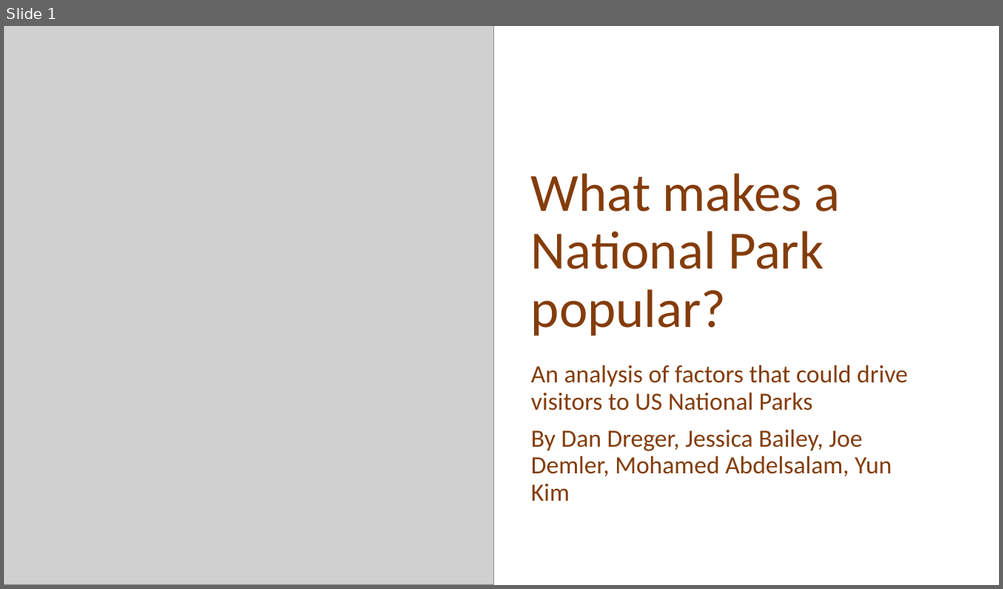
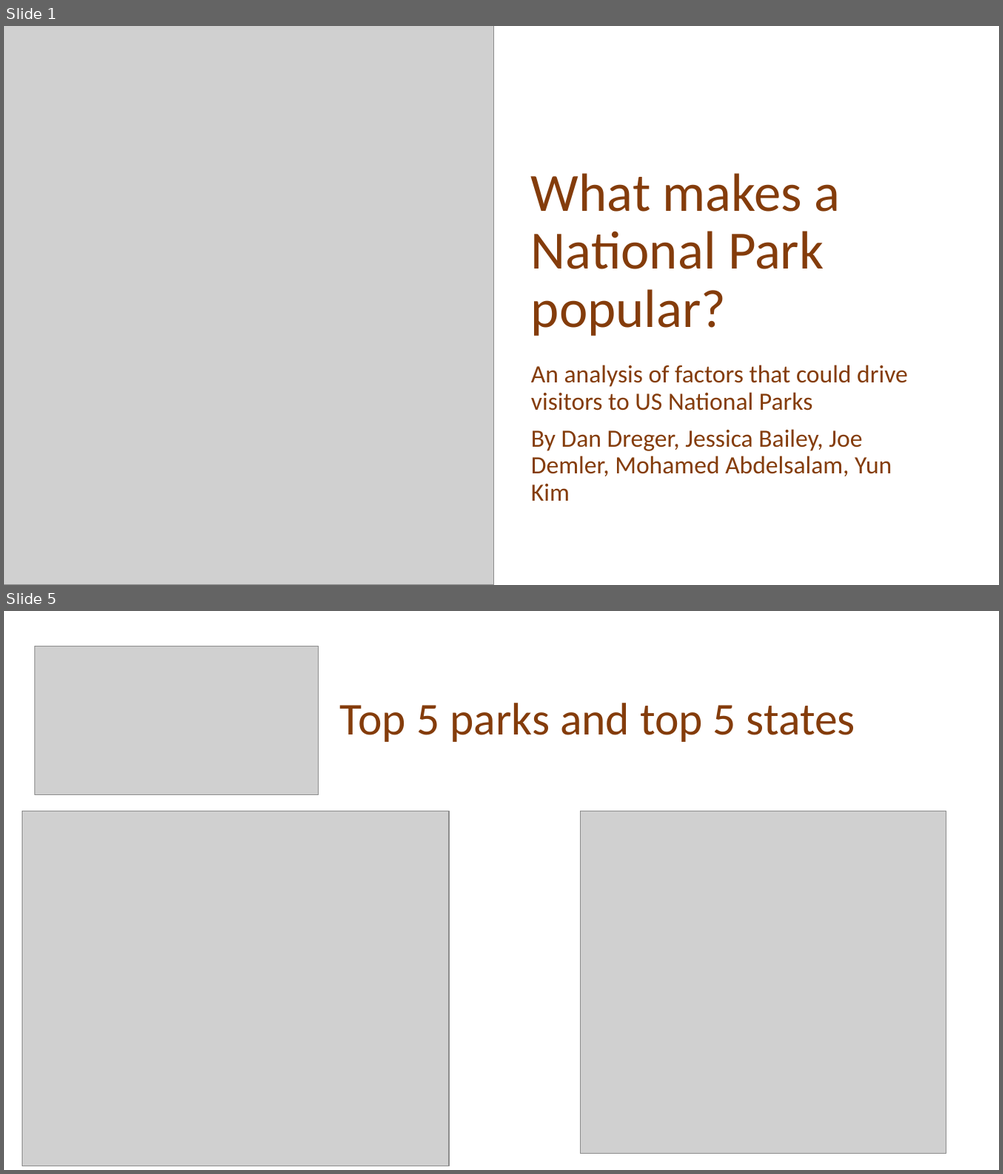
Before and after one commit to JessicaRBailey/Group_CA, a slide deck: What_Makes_A_National_Park_Popular.pptx. Shown one above the other, each under a label of ours: slide 1 before the commit, slides 1 and 5 after it; the slides between them are not shown. The pictures are 1003x589 and 1003x1174 pixels, drawn with LibreOffice and Linux fonts; fonts in the diff are those of the drawing; grey boxes stand for pictures. Boxes give left, top, right and bottom in pixels: in the first picture for what was removed or moved away, otherwise in the second. Text is boxed around its words. In the diff, an @@ line names an element or a change of style, - is before the commit and + after.

```diff
--- a/What_Makes_A_National_Park_Popular.pptx
+++ b/What_Makes_A_National_Park_Popular.pptx
@@ slide 5 added at bbox=[4, 611, 999, 1170], background #FFFFFF @@
@@ picture added at bbox=[35, 646, 318, 795] @@
@@ title added at bbox=[340, 703, 855, 742], 44 pt, text #843C0B @@
+Top 5 parks and top 5 states
@@ picture added at bbox=[22, 811, 449, 1166] @@
@@ picture added at bbox=[580, 811, 945, 1154] @@
```
Also in this commit, not shown: 2 slides changed, 1 other slide added, 1 slide removed.
